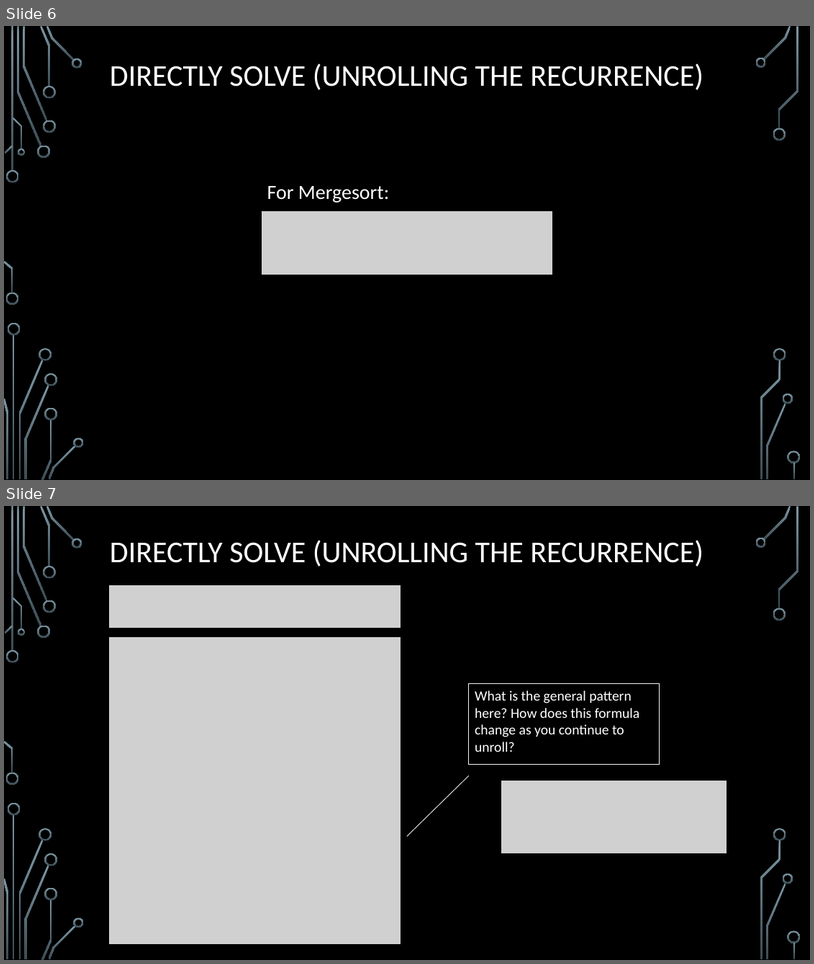
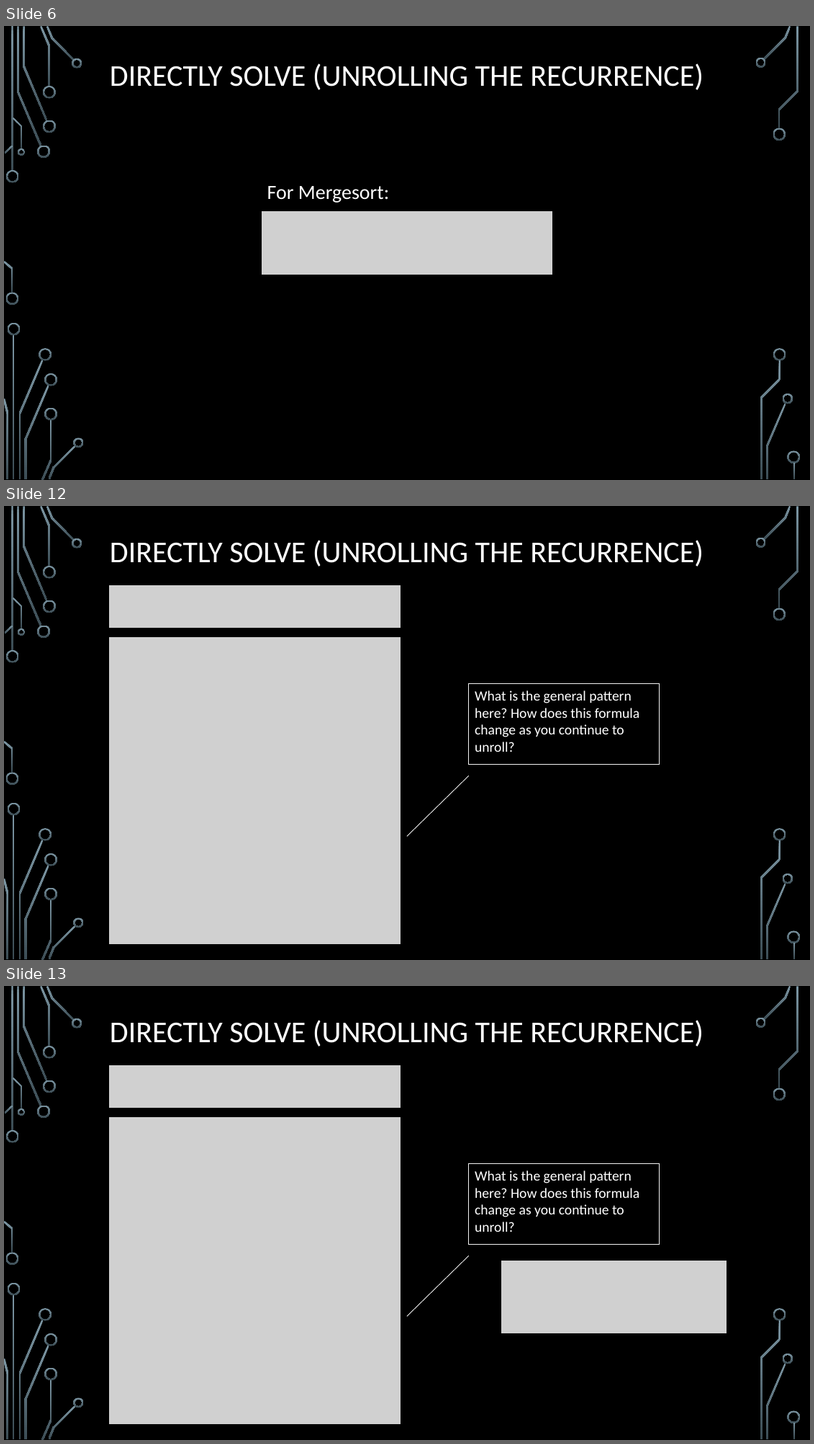
Before and after one commit to markfloryan/dsa2, a slide deck: slides/02-2-Recurrences.pptx. Shown one above the other, each under a label of ours: slides 6 and 7 before the commit, slides 6, 12 and 13 after it; the slides between them are not shown. The pictures are 814x964 and 814x1444 pixels, drawn with LibreOffice and Linux fonts; fonts in the diff are those of the drawing; grey boxes stand for pictures; background and template pictures are left out. Boxes give left, top, right and bottom in pixels: in the first picture for what was removed or moved away, otherwise in the second. Text is boxed around its words. In the diff, an @@ line names an element or a change of style, - is before the commit and + after.

Commit message:
slides

```diff
--- a/slides/02-2-Recurrences.pptx
+++ b/slides/02-2-Recurrences.pptx
@@ slide 12 added at bbox=[4, 506, 810, 960], background picture (left out); not listed: 36 template elements that a slide beside it also shows @@
@@ title added at bbox=[110, 540, 704, 566], 36 pt, text #FFFFFF @@
+DIRECTLY SOLVE (UNROLLING THE RECURRENCE)
@@ picture added at bbox=[109, 585, 401, 628] @@
@@ picture added at bbox=[109, 636, 401, 944] @@
@@ rectangle added at bbox=[469, 684, 660, 764], outline #F2F2F2 0.75 pt, 16.8 pt, text #FFFFFF @@
+What is the general pattern here? How does this formula change as you continue to unroll?
@@ line added from (407, 836) to (469, 776), #F2F2F2 0.75 pt @@
@@ what was slide 7 is now slide 13 @@
```
Also in this commit, not shown: 20 other slides added, 2 other files.
